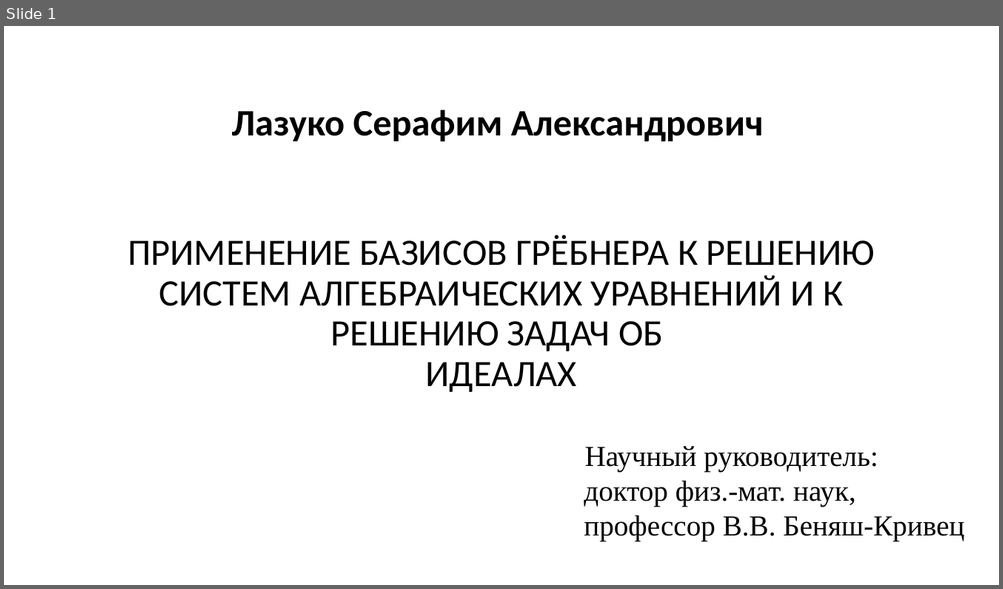
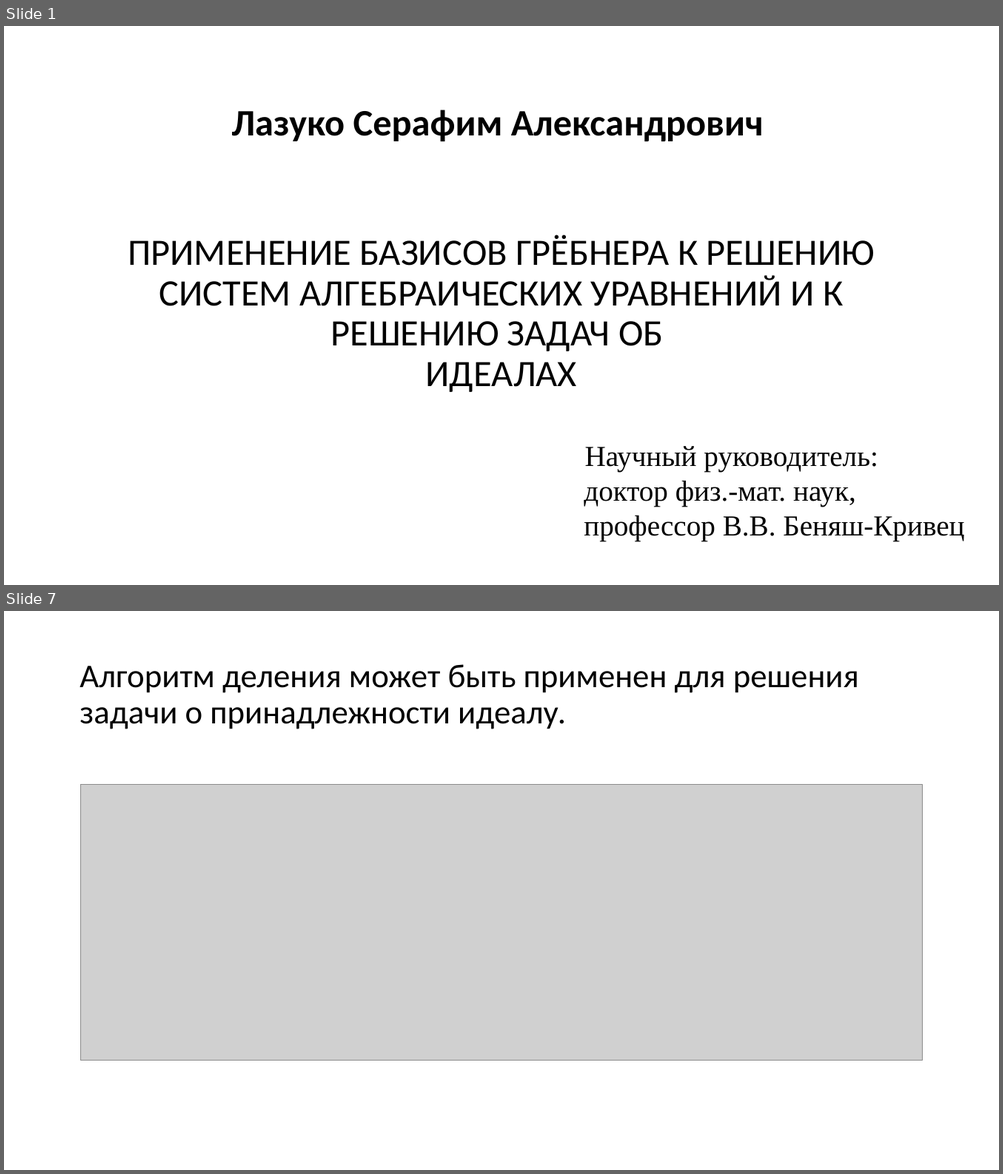
Before and after one commit to SerafimLazuko/Diploma, a slide deck: Diplom_lazuko.pptx. Shown one above the other, each under a label of ours: slide 1 before the commit, slides 1 and 7 after it; the slides between them are not shown. The pictures are 1003x589 and 1003x1174 pixels, drawn with LibreOffice and Linux fonts; fonts in the diff are those of the drawing; grey boxes stand for pictures. Boxes give left, top, right and bottom in pixels: in the first picture for what was removed or moved away, otherwise in the second. Text is boxed around its words. In the diff, an @@ line names an element or a change of style, - is before the commit and + after.

```diff
--- a/Diplom_lazuko.pptx
+++ b/Diplom_lazuko.pptx
@@ slide 7 added at box(4, 611, 999, 1170), background #FFFFFF @@
@@ title added at box(79, 664, 859, 729), 32 pt, text #000000 @@
+Алгоритм деления может быть применен для решения задачи о принадлежности идеалу.
@@ picture added at box(81, 785, 922, 1061) @@
```
Also in this commit, not shown: 1 slide changed, 11 other slides added, 5 slides removed, 1 other file.
